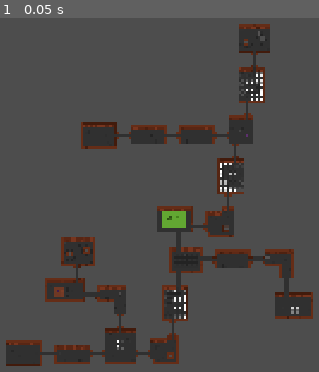
Above: before the commit, frame 1.
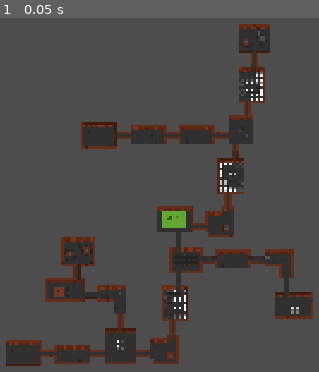
Above: after the commit, the same moment.

Repository: BananerCatter/untitled-roguelike
Game: Godot game, scene res://scenes/dungeon_test.tscn
Two runs of this game, one before a commit and one after it. Both use one fixed random seed, a clock stepped at 60 frames per second and the inputs below. This scene is started directly instead of the project's main scene.
Inputs:
- Up to frame 1 (0.05 s): no input

The runs differ from the first frame. In frame 1, 0.6% of the frame differs, in the area x 13-83%, y 10-96%.

Commit message:
Update room_gen.gd

Diff:
--- a/untitled-roguelike/scripts/room_gen.gd
+++ b/untitled-roguelike/scripts/room_gen.gd
@@ -22,8 +22,41 @@
 
 const HALLWAY_SOURCE_ID: int = 0
 const HALLWAY_FLOOR: Vector2i = Vector2i(3,1)
-const HALLWAY_WALL : Vector2i = Vector2i(8,3)
 const EXTRA_HALLWAY_LENGTH : int = 3
+
+const HALLWAY_WALLS : Array[Vector2i] = [
+	Vector2i(8,3),
+	Vector2i(8,4),
+	Vector2i(8,5),
+	Vector2i(8,6)
+]
+
+const CORNER_DOWN_RIGHT: Vector2i = Vector2i(6,5)
+const CORNER_DOWN_LEFT: Vector2i = Vector2i(7,5)
+const CORNER_UP_RIGHT: Vector2i = Vector2i(6,6)
+const CORNER_UP_LEFT: Vector2i = Vector2i(7,6)
+
+const CORNER_TURN_DOWN_RIGHT : Array[Vector2i] = [
+	Vector2i(0,9),
+	Vector2i(2,9),
+	Vector2i(4,9)
+]
+const CORNER_TURN_DOWN_LEFT : Array[Vector2i] = [
+	Vector2i(1,9),
+	Vector2i(3,9),
+	Vector2i(5,9)
+]
+const CORNER_TURN_UP_RIGHT : Array[Vector2i] = [
+	Vector2i(0,10),
+	Vector2i(2,10),
+	Vector2i(4,10)
+]
+const CORNER_TURN_UP_LEFT : Array[Vector2i] = [
+	Vector2i(1,10),
+	Vector2i(3,10),
+	Vector2i(5,10)
+]
+
 var grid : Array = []
 
 func _ready() -> void:
@@ -368,6 +401,7 @@
 var spawned_hallways: Array= []
 var positioned_rooms: Dictionary = {}
 var room_parents: Dictionary = {}
+var room_collision_cache: Dictionary = {}
 
 func connect_rooms(a: Vector2i, b: Vector2i) -> void:
 	if not room_connections.has(a):
@@ -446,6 +480,7 @@
 			push_error("invalid marker")
 			return false
 
+	print("Door alignment difference: ", second_door.global_position - target_pos)
 	var base_position = neighbor_room.global_position + Vector2(extra_offset) * TILE_SIZE
 	var axis_direction: int
 	match first_marker:
@@ -520,6 +555,7 @@
 	print("Last attemped position: ", neighbor_room.global_position)
 	push_error("No valid position for room: " + str(neighbor_cell))
 	return false
+
 func position_rooms() -> void:
 	positioned_rooms.clear()
 	room_parents.clear()
@@ -596,23 +632,44 @@
 	var size = Vector2(room.room_width, room.room_height) * TILE_SIZE
 	return Rect2(position, size)
 
+
 func debug_room_collision_data(room) -> Array[PackedVector2Array]:
-	var tilemap=room.get_node("tilemap")
-	var polygons: Array[PackedVector2Array] = []
-	for cell in tilemap.get_used_cells() :
-		var tile_data = tilemap.get_cell_tile_data(cell)
-		if tile_data == null:
-			continue
-		var polygon_count = tile_data.get_collision_polygons_count(0)
-		for polygon_index in range(polygon_count):
-			var points = tile_data.get_collision_polygon_points(0,polygon_index)
-			var cell_position = tilemap.map_to_local(cell)
-			var world_polygon : PackedVector2Array = []
-
-			for point in points :
-				world_polygon.append(tilemap.to_global(cell_position+point))
-			polygons.append(world_polygon)
-	return polygons
+	if not room_collision_cache.has(room):
+		var tilemap = room.get_node("tilemap")
+		var local_polygons: Array[PackedVector2Array] = []
+
+		for cell in tilemap.get_used_cells():
+			var tile_data = tilemap.get_cell_tile_data(cell)
+			if tile_data == null:
+				continue
+
+			var polygon_count = tile_data.get_collision_polygons_count(0)
+
+			for polygon_index in range(polygon_count):
+				var points = tile_data.get_collision_polygon_points(0, polygon_index)
+				var cell_position = tilemap.map_to_local(cell)
+				var local_polygon: PackedVector2Array = []
+
+				for point in points:
+					var world_point = tilemap.to_global(cell_position + point)
+					local_polygon.append(room.to_local(world_point))
+
+				local_polygons.append(local_polygon)
+
+		room_collision_cache[room] = local_polygons
+
+	var world_polygons: Array[PackedVector2Array] = []
+
+	for local_polygon in room_collision_cache[room]:
+		var world_polygon: PackedVector2Array = []
+
+		for point in local_polygon:
+			world_polygon.append(room.to_global(point))
+
+		world_polygons.append(world_polygon)
+
+	return world_polygons
+
 
 func polygons_overlap(poly_a: PackedVector2Array, poly_b: PackedVector2Array) -> bool:
 	var intersection = Geometry2D.intersect_polygons(poly_a, poly_b)
@@ -750,20 +807,23 @@
 	return failed_connections
 
 
+
 func generate_hallway_floors() -> void:
-	var hallway_paths:Array = []
+	var hallway_paths: Array = []
 
 	for cell in room_connections:
 		for neighbor_cell in room_connections[cell]:
 			if cell >= neighbor_cell:
 				continue
+
 			if not positioned_rooms.has(cell) or not positioned_rooms.has(neighbor_cell):
 				push_error("Cannot generate hallway: room not positioned lol")
 				return
+
 			var room_a = spawned_rooms[cell]
 			var room_b = spawned_rooms[neighbor_cell]
 
-			var door_a_name = get_first_marker(cell,neighbor_cell)
+			var door_a_name = get_first_marker(cell, neighbor_cell)
 			var door_b_name = get_opposite_marker(door_a_name)
 
 			var door_a = room_a.get_door(door_a_name)
@@ -772,6 +832,7 @@
 			var start = generated_hallways.local_to_map(
 				generated_hallways.to_local(door_a.global_position)
 			)
+
 			var finish = generated_hallways.local_to_map(
 				generated_hallways.to_local(door_b.global_position)
 			)
@@ -784,22 +845,180 @@
 			)
 
 			if path.is_empty():
-				push_error("Cannot generate hallway: path not found ")
+				push_error("Cannot generate hallway: path not found")
 				return
 
-			hallway_paths.append(path)
+			hallway_paths.append({
+				"path": path,
+				"direction": neighbor_cell - cell
+			})
 
 	generated_hallways.clear()
 
-	for path in hallway_paths:
-		for hallway_cell in path:
+	for hallway in hallway_paths:
+		for hallway_cell in hallway["path"]:
 			generated_hallways.set_cell(
 				hallway_cell,
 				HALLWAY_SOURCE_ID,
 				HALLWAY_FLOOR
 			)
+
+	var floor_cells: Dictionary = {}
+
+	for hallway in hallway_paths:
+		for hallway_cell in hallway["path"]:
+			floor_cells[hallway_cell] = true
+
+	for hallway in hallway_paths:
+		var path: Array = hallway["path"]
+		var connection_direction: Vector2i = hallway["direction"]
+
+		for i in range(path.size()):
+			var current: Vector2i = path[i]
+
+			var direction_before := Vector2i.ZERO
+			var direction_after := Vector2i.ZERO
+
+			if i > 0:
+				direction_before = current - path[i - 1]
+
+			if i < path.size() - 1:
+				direction_after = path[i + 1] - current
+
+			if path.size() == 1:
+				direction_before = connection_direction
+				direction_after = connection_direction
+
+			for direction in [direction_before, direction_after]:
+
+				if direction == Vector2i.ZERO:
+					continue
+
+				if direction.x != 0:
+					var upper_wall = current + Vector2i.UP
+					var lower_wall = current + Vector2i.DOWN
+
+					if not floor_cells.has(upper_wall):
+						place_hallway_wall(upper_wall, Vector2i.UP)
+
+					if not floor_cells.has(lower_wall):
+						place_hallway_wall(lower_wall, Vector2i.DOWN)
+
+				elif direction.y != 0:
+					var left_wall = current + Vector2i.LEFT
+					var right_wall = current + Vector2i.RIGHT
+
+					if not floor_cells.has(left_wall):
+						place_hallway_wall(left_wall, Vector2i.LEFT)
+
+					if not floor_cells.has(right_wall):
+						place_hallway_wall(right_wall, Vector2i.RIGHT)
+
+	for hallway in hallway_paths:
+		var path: Array = hallway["path"]
+
+		for i in range(1, path.size() - 1):
+			var current: Vector2i = path[i]
+
+			var direction_before = current - path[i - 1]
+			var direction_after = path[i + 1] - current
+
+			if direction_before == direction_after:
+				continue
+
+			var corner_offset = direction_before - direction_after
+			var corner_cell = current + corner_offset
+
+			match corner_offset:
+				Vector2i(1, -1):
+					generated_hallways.set_cell(
+						corner_cell, HALLWAY_SOURCE_ID,
+						CORNER_DOWN_LEFT
+					)
+
+				Vector2i(-1, -1):
+					generated_hallways.set_cell(
+						corner_cell, HALLWAY_SOURCE_ID,
+						CORNER_DOWN_RIGHT
+					)
+
+				Vector2i(1, 1):
+					generated_hallways.set_cell(
+						corner_cell, HALLWAY_SOURCE_ID,
+						CORNER_UP_LEFT
+					)
+
+				Vector2i(-1, 1):
+					generated_hallways.set_cell(
+						corner_cell, HALLWAY_SOURCE_ID,
+						CORNER_UP_RIGHT
+					)
+
+			var inside_corner_cell = current - corner_offset
+
+			match corner_offset:
+				Vector2i(1, -1):
+					place_hallway_corner(
+						inside_corner_cell,
+						CORNER_TURN_DOWN_LEFT
+					)
+
+				Vector2i(-1, -1):
+					place_hallway_corner(
+						inside_corner_cell,
+						CORNER_TURN_DOWN_RIGHT
+					)
+
+				Vector2i(1, 1):
+					place_hallway_corner(
+						inside_corner_cell,
+						CORNER_TURN_UP_LEFT
+					)
+
+				Vector2i(-1, 1):
+					place_hallway_corner(
+						inside_corner_cell,
+						CORNER_TURN_UP_RIGHT
+					)
+
 	print("Generated ", hallway_paths.size(), " hallways")
 
+func place_hallway_wall(cell:Vector2i, direction: Vector2i) -> void:
+	var wall = HALLWAY_WALLS.pick_random()
+	var alternative :=0
+	match direction:
+		Vector2i.LEFT:
+			alternative = TileSetAtlasSource.TRANSFORM_FLIP_H
+		Vector2i.RIGHT:
+			alternative = 0
+		Vector2i.UP:
+			alternative = (
+				TileSetAtlasSource.TRANSFORM_TRANSPOSE
+				| TileSetAtlasSource.TRANSFORM_FLIP_V
+			)
+		Vector2i.DOWN:
+			alternative = TileSetAtlasSource.TRANSFORM_TRANSPOSE
+
+	generated_hallways.set_cell(
+		cell, HALLWAY_SOURCE_ID,
+		wall, alternative
+	)
+
+func place_hallway_corner(cell:Vector2i, corner_tiles: Array[Vector2i]) -> void:
+	var corner = corner_tiles.pick_random()
+
+	generated_hallways.set_cell(
+		cell,
+		HALLWAY_SOURCE_ID,
+		corner
+	)
+
+func place_normal_corner(cell: Vector2i, corner: Vector2i) -> void:
+	generated_hallways.set_cell(
+		cell,
+		HALLWAY_SOURCE_ID,
+		corner
+	)
 
 func find_hallway_path(
 	start_cell: Vector2i,
@@ -1020,7 +1239,6 @@
 
 	return []
 
-
 func polygon_intersects_tile(polygon: PackedVector2Array, tile_center: Vector2) -> bool:
 	var half_tile = Vector2(TILE_SIZE, TILE_SIZE) / 2.0
 
@@ -1033,7 +1251,6 @@
 
 	return not Geometry2D.intersect_polygons(polygon, tile_polygon).is_empty()
 
-
 func get_room_descendants(parent_cell: Vector2i) -> Array[Vector2i]:
 	var descendants: Array[Vector2i] = []
 	var to_check: Array[Vector2i] = [parent_cell]
@@ -1048,7 +1265,6 @@
 
 	return descendants
 
-
 func room_group_collides(moving_cells: Array[Vector2i]) -> bool:
 	for cell in moving_cells:
 		var room = spawned_rooms[cell]
@@ -1079,9 +1295,6 @@
 		return false
 
 	return true
-
-
-
 
 func try_fix_connection(cell: Vector2i, neighbor_cell: Vector2i) -> bool:
 	var room_a = spawned_rooms[cell]
@@ -1163,46 +1376,47 @@
 	]
 
 	var best_offset = Vector2i.ZERO
-	var best_movement = 999999
-
-	for perpendicular_direction in perpendicular_directions:
-		for moving_cell_id in moving_cells:
-			spawned_rooms[moving_cell_id].global_position = original_positions[moving_cell_id]
-
-		var perpendicular_steps = alignment_steps
-
-		if perpendicular_direction == -alignment_direction and alignment_direction != Vector2i.ZERO:
-			perpendicular_steps = MAX_ROOM_DISPLACEMENT
-
-		for perpendicular_attempt in range(perpendicular_steps + 1):
-
-			door_a = room_a.get_door(door_a_name)
-			door_b = room_b.get_door(door_b_name)
-
-			start = generated_hallways.local_to_map(
-				generated_hallways.to_local(door_a.global_position)
-			)
-			finish = generated_hallways.local_to_map(
-				generated_hallways.to_local(door_b.global_position)
-			)
-
-			distance = abs(start.x - finish.x) + abs(start.y - finish.y)
-			max_path_length = distance + 12
-			path = find_hallway_path(start, finish, door_a_name, door_b_name)
-
-			if not path.is_empty() and path.size() <= max_path_length:
-				if perpendicular_attempt < best_movement:
-					best_movement = perpendicular_attempt
-					best_offset = perpendicular_direction * perpendicular_attempt
-
-			for connection_direction in connection_directions:
-				var connection_moves = 0
-
-				for attempt in range(MAX_ROOM_DISPLACEMENT):
-					if not move_room_subtree(moving_cell, connection_direction):
-						break
-
-					connection_moves += 1
+	var best_path_length = 999999
+
+	for total_movement in range(MAX_ROOM_DISPLACEMENT * 2 + 1):
+
+		var tested_offsets: Dictionary = {}
+		best_path_length = 999999
+
+		for perpendicular_direction in perpendicular_directions:
+
+			var perpendicular_steps = alignment_steps
+
+			if perpendicular_direction == -alignment_direction and alignment_direction != Vector2i.ZERO:
+				perpendicular_steps = MAX_ROOM_DISPLACEMENT
+
+			for perpendicular_attempt in range(mini(perpendicular_steps, total_movement) + 1):
+
+				var connection_moves = total_movement - perpendicular_attempt
+
+				if connection_moves > MAX_ROOM_DISPLACEMENT:
+					continue
+
+				for connection_direction in connection_directions:
+
+					var candidate_offset = (
+						perpendicular_direction * perpendicular_attempt
+						+ connection_direction * connection_moves
+					)
+
+					if tested_offsets.has(candidate_offset):
+						continue
+
+					tested_offsets[candidate_offset] = true
+
+					for moving_cell_id in moving_cells:
+						spawned_rooms[moving_cell_id].global_position = (
+							original_positions[moving_cell_id]
+							+ Vector2(candidate_offset) * TILE_SIZE
+						)
+
+					if room_group_collides(moving_cells):
+						continue
 
 					door_a = room_a.get_door(door_a_name)
 					door_b = room_b.get_door(door_b_name)
@@ -1210,49 +1424,47 @@
 					start = generated_hallways.local_to_map(
 						generated_hallways.to_local(door_a.global_position)
 					)
+
 					finish = generated_hallways.local_to_map(
 						generated_hallways.to_local(door_b.global_position)
 					)
 
 					distance = abs(start.x - finish.x) + abs(start.y - finish.y)
 					max_path_length = distance + 12
-					path = find_hallway_path(start, finish, door_a_name, door_b_name)
+
+					path = find_hallway_path(
+						start,
+						finish,
+						door_a_name,
+						door_b_name
+					)
 
 					if not path.is_empty() and path.size() <= max_path_length:
-						var total_movement = perpendicular_attempt + connection_moves
-
-						if total_movement < best_movement:
-							best_movement = total_movement
-							best_offset = (
-								perpendicular_direction * perpendicular_attempt
-								+ connection_direction * connection_moves
-							)
-
-				for attempt in range(connection_moves):
-					move_room_subtree(moving_cell, -connection_direction)
-
-			if perpendicular_attempt == perpendicular_steps:
-				break
-
-			if not move_room_subtree(moving_cell, perpendicular_direction):
-				break
+						if path.size() < best_path_length:
+							best_path_length = path.size()
+							best_offset = candidate_offset
+
+		if best_path_length != 999999:
+			for moving_cell_id in moving_cells:
+				spawned_rooms[moving_cell_id].global_position = (
+					original_positions[moving_cell_id]
+					+ Vector2(best_offset) * TILE_SIZE
+				)
+
+			print(
+				"Fixed connection: ", cell, " -> ", neighbor_cell,
+				" | Movement: ", best_offset,
+				" | Total tiles: ", total_movement,
+				" | Path length: ", best_path_length
+			)
+
+			return true
 
 	for moving_cell_id in moving_cells:
 		spawned_rooms[moving_cell_id].global_position = original_positions[moving_cell_id]
 
-	if best_movement == 999999:
-		return false
-
-	for moving_cell_id in moving_cells:
-		spawned_rooms[moving_cell_id].global_position += Vector2(best_offset) * TILE_SIZE
-
-	print(
-		"Fixed connection: ", cell, " -> ", neighbor_cell,
-		" | Movement: ", best_offset,
-		" | Total tiles: ", best_movement
-	)
-
-	return true
+	return false
+
 
 func fix_failed_connections() -> void:
 	for cell in room_connections:
